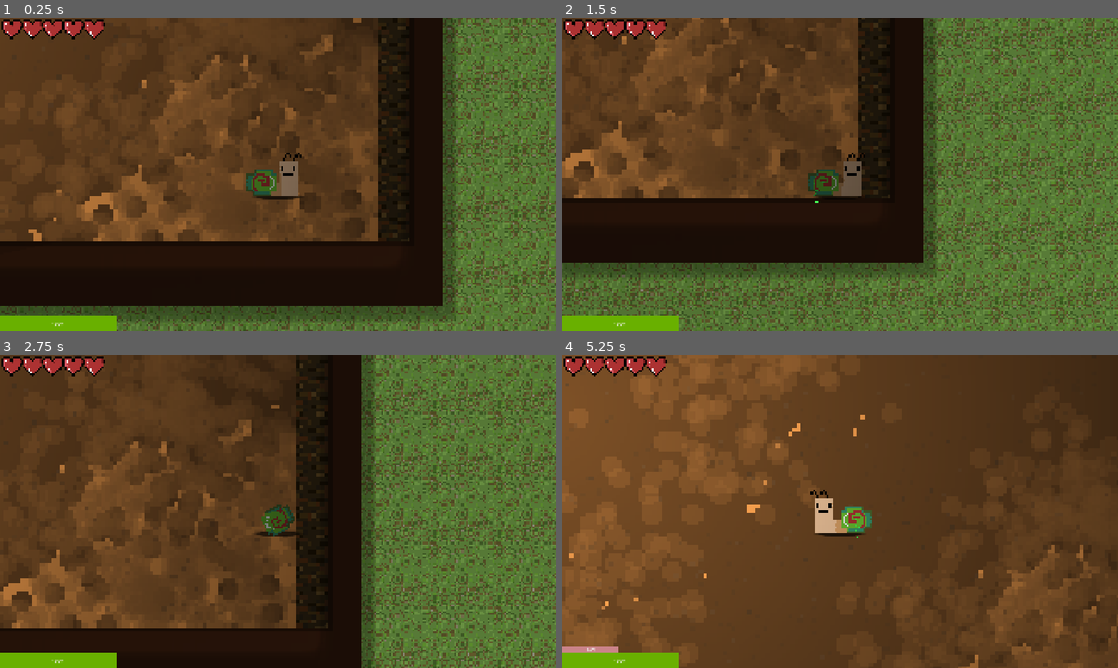
Above: before the commit, frames 1-4 (two rows, left to right).
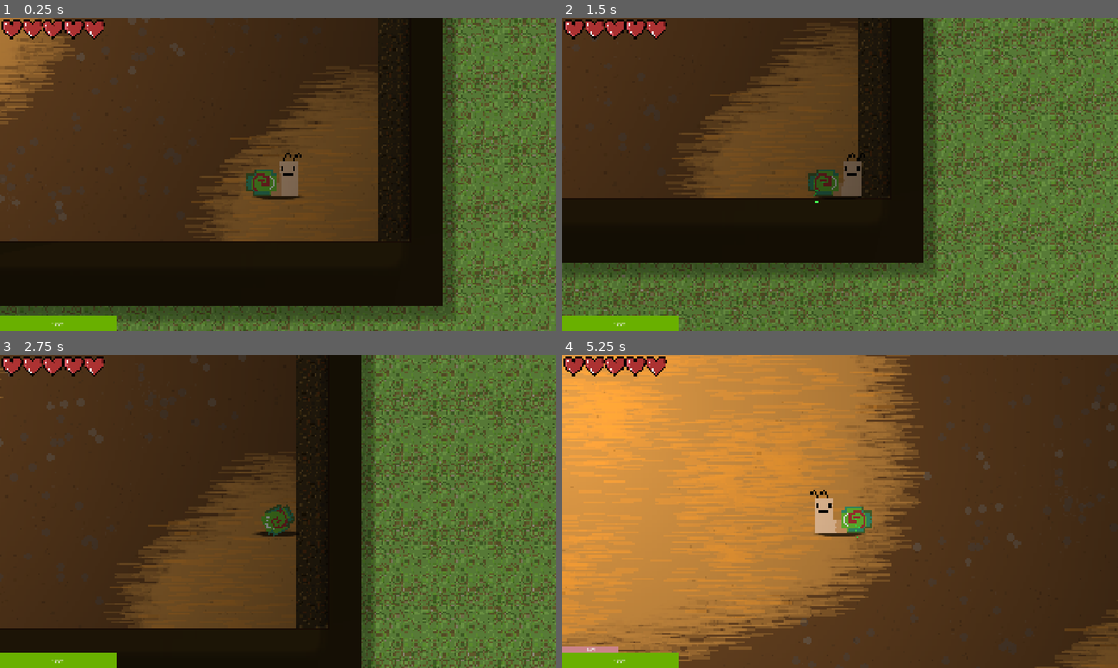
Above: after the commit, the same moments.

Repository: mark4pro/rogue-like
Game: Godot game, scene res://worldGen/testGen.tscn
The game is run twice, just before and just after one commit, with the same random seed, the same clock (stepped at 60 frames per second) and the same inputs.
Inputs (mouse positions are in pixels of both pictures, inside the frame that each line leads up to):
- Up to frame 1 (0.25 s): no input
- Up to frame 2 (1.5 s): tap Enter at 0.5 s; move the mouse to (962, 158) at 0.52 s; hold D (right) 0.53-1.28 s; tap F6 (free_cam) at 0.6 s; click (962, 158) at 0.67 s; tap Space at 1.25 s; move the mouse to (728, 190) at 1.27 s; hold S (down) from 1.28 s (still down); tap E (interact) at 1.35 s
- Up to frame 3 (2.75 s): move the mouse to (333, 442) at 2.02 s; release S (down) at 2.03 s; hold D (right) from 2.03 s (still down); tap Ctrl (roll) at 2.1 s
- Up to frame 4 (5.25 s): move the mouse to (812, 574) at 2.77 s; release D (right) at 2.78 s; hold W (up) 2.78-3.53 s; tap one key every 0.75 s from 2.85 s: Shift (sprint) F6 (free_cam) E (interact) Ctrl (roll); click (812, 574) at 2.92 s; move the mouse to (1006, 558) at 3.52 s; hold A (left) 3.53-5.03 s; move the mouse to (673, 464) at 4.27 s; move the mouse to (867, 511) at 5.02 s; hold S (down) from 5.03 s (still down); click (867, 511) at 5.17 s

The runs differ from the first frame. In frame 1, 17% of the frame differs, in the area x 0-74%, y 0-72%; in frame 2, 11%; in frame 3, 14%; in frame 4, 59%, in the area x 0-100%, y 0-100%.

Commit message:
Art touch up

Diff:
--- a/Scenes/hub.tscn
+++ b/Scenes/hub.tscn
@@ -6,6 +6,7 @@
 [ext_resource type="Texture2D" uid="uid://csvk3l3u80mid" path="res://Assets/imgs/Hub/Hub_Effect.png" id="3_imdk4"]
 [ext_resource type="TileSet" uid="uid://b42gidbr1gvoe" path="res://Assets/tilesets/forest_test.tres" id="4_imdk4"]
 [ext_resource type="Shader" uid="uid://o3kdvw704xr4" path="res://drop_shadow_no_texture.gdshader" id="4_vkujn"]
+[ext_resource type="Texture2D" uid="uid://ck5ur4lqomjcd" path="res://Assets/imgs/Hub/Hub_Door_Top.png" id="5_4vksb"]
 [ext_resource type="Script" uid="uid://dqsqfmr74cyoj" path="res://Script/tree_tool.gd" id="5_ourlr"]
 [ext_resource type="Texture2D" uid="uid://oyvy6kab4ex8" path="res://Assets/imgs/Lights/Light_1.png" id="6_f11wv"]
 [ext_resource type="Shader" uid="uid://b8rek7pxkyq5r" path="res://Assets/shaders/drop_shadow.gdshader" id="7_lw6cm"]
@@ -21,7 +22,17 @@
 shader_parameter/color = Color(0, 0, 0, 0.30588236)
 shader_parameter/blur_amount = 3.0000001425
 shader_parameter/shadow_scale = 1.5
-shader_parameter/disable_rotating = false
+shader_parameter/disable_rotating = true
+
+[sub_resource type="ShaderMaterial" id="ShaderMaterial_4vksb"]
+shader = ExtResource("4_vkujn")
+shader_parameter/debug = false
+shader_parameter/border_scale = 3.0
+shader_parameter/shadow_offset = Vector2(-5, -12.5)
+shader_parameter/color = Color(0, 0, 0, 0.5882353)
+shader_parameter/blur_amount = 3.0000001425
+shader_parameter/shadow_scale = 1.5
+shader_parameter/disable_rotating = true
 
 [sub_resource type="CanvasItemMaterial" id="CanvasItemMaterial_ourlr"]
 blend_mode = 2
@@ -76,6 +87,17 @@
 material = SubResource("ShaderMaterial_f11wv")
 texture = ExtResource("2_oc3mp")
 
+[node name="DoorTop" type="Sprite2D" parent="House/Wall" unique_id=1310866641]
+z_index = 5
+position = Vector2(-32, 146.5)
+texture = ExtResource("5_4vksb")
+
+[node name="Shadow" type="Sprite2D" parent="House/Wall/DoorTop" unique_id=1810004405]
+show_behind_parent = true
+material = SubResource("ShaderMaterial_4vksb")
+scale = Vector2(0.8, 1)
+texture = ExtResource("5_4vksb")
+
 [node name="Effect" type="Sprite2D" parent="House" unique_id=524129153]
 visible = false
 z_index = 5
--- a/drop_shadow_no_texture.gdshader
+++ b/drop_shadow_no_texture.gdshader
@@ -2,8 +2,6 @@
 // repository: https://github.com/TABmk/godot-2d-shadow-shader
 
 shader_type canvas_item;
-
-uniform sampler2D thisTexture;
 
 uniform bool debug = false;
 uniform float border_scale = 2.0;
@@ -92,5 +90,5 @@
 
     vec4 res = mix(shadow, main_texture, main_texture.a);
 	vec4 debug_layer = vec4(1.0, 0.0, 0.0, 0.3);
-	COLOR = shadow;//mix(debug ? debug_layer : shadow, shadow, main_texture.a);
+	COLOR = debug ? debug_layer : shadow;//mix(debug ? debug_layer : shadow, shadow, main_texture.a);
 }
Binary file changed: Assets/imgs/Aseprite/Hub.aseprite
Binary file added: Assets/imgs/Hub/Hub_Door_Top.png
Not shown, added: Assets/imgs/Hub/Hub_Door_Top.png.import
Binary file changed: Assets/imgs/Hub/Hub_Floor.png
Binary file changed: Assets/imgs/Hub/Hub_Walls.png
